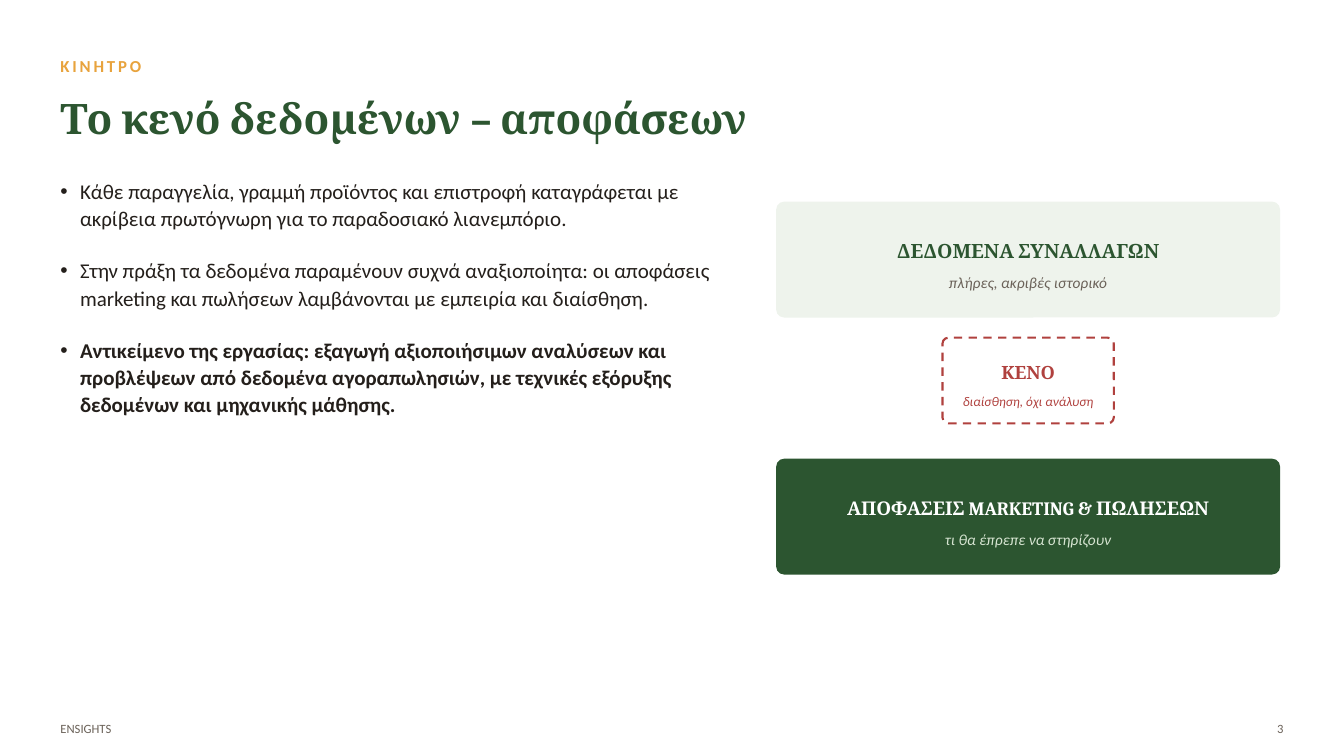
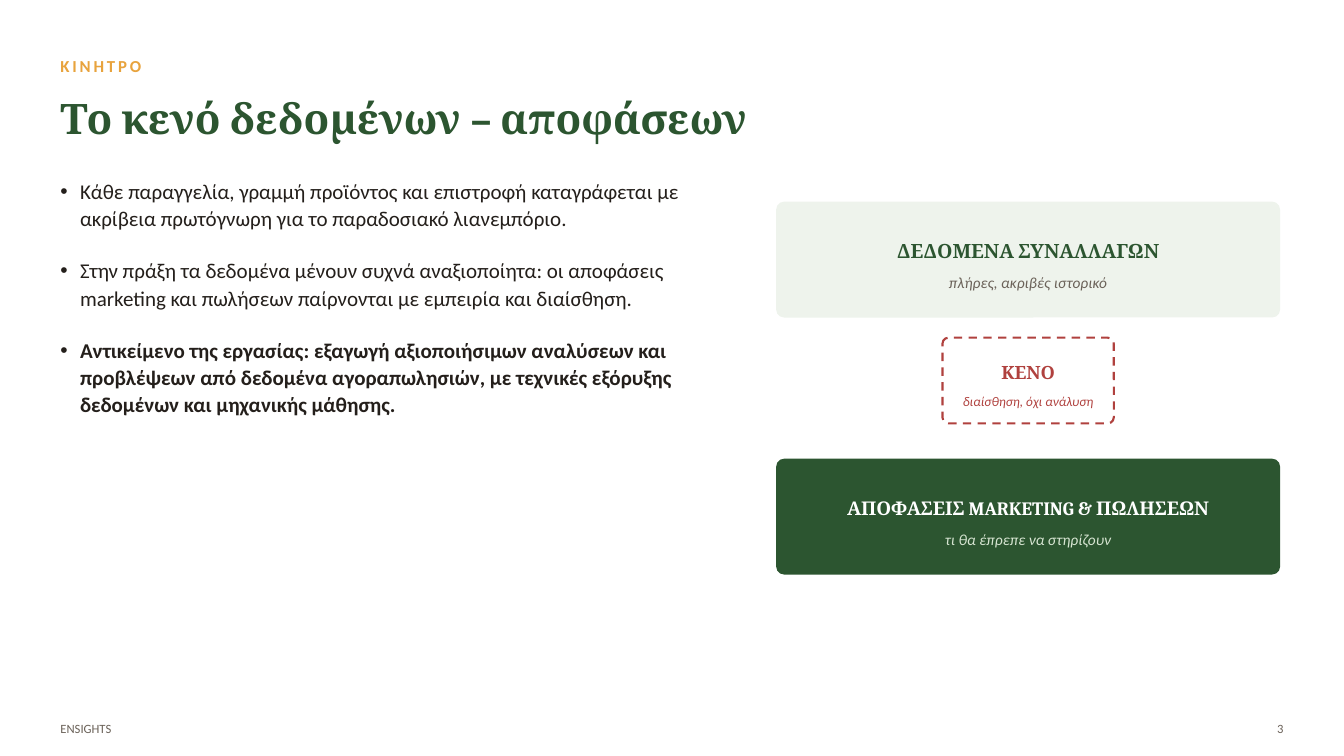
Before and after one commit to xrhstosmour/ensights, a slide deck: slide 4 of ensights-thesis-defense.pptx. Drawn at 1344x756 pixels with LibreOffice and Linux fonts; fonts in the diff are those of the drawing. Boxes give left, top, right and bottom in pixels: in the first picture for what was removed or moved away, otherwise in the second. Text is boxed around its words. In the diff, an @@ line names an element or a change of style, - is before the commit and + after.

```diff
--- a/ensights-thesis-defense.pptx
+++ b/ensights-thesis-defense.pptx
@@ text at [80,263,663,310]: text changed @@
-• Στην πράξη τα δεδομένα παραμένουν συχνά αναξιοποίητα: οι αποφάσεις marketing και πωλήσεων λαμβάνονται με εμπειρία και διαίσθηση.
+• Στην πράξη τα δεδομένα μένουν συχνά αναξιοποίητα: οι αποφάσεις marketing και πωλήσεων παίρνονται με εμπειρία και διαίσθηση.
```
Also in this commit, not shown: 3 other slides changed.
